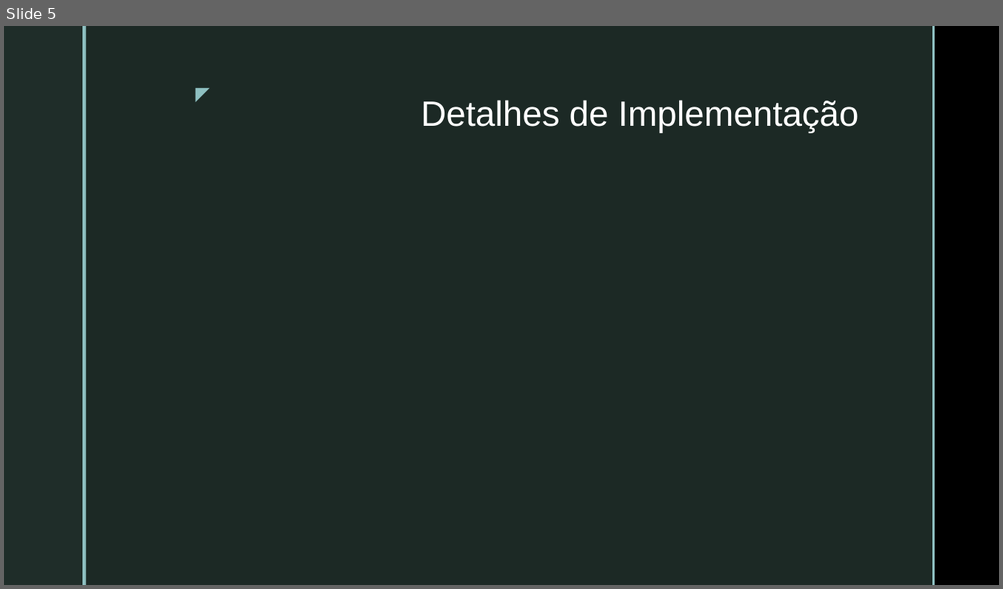
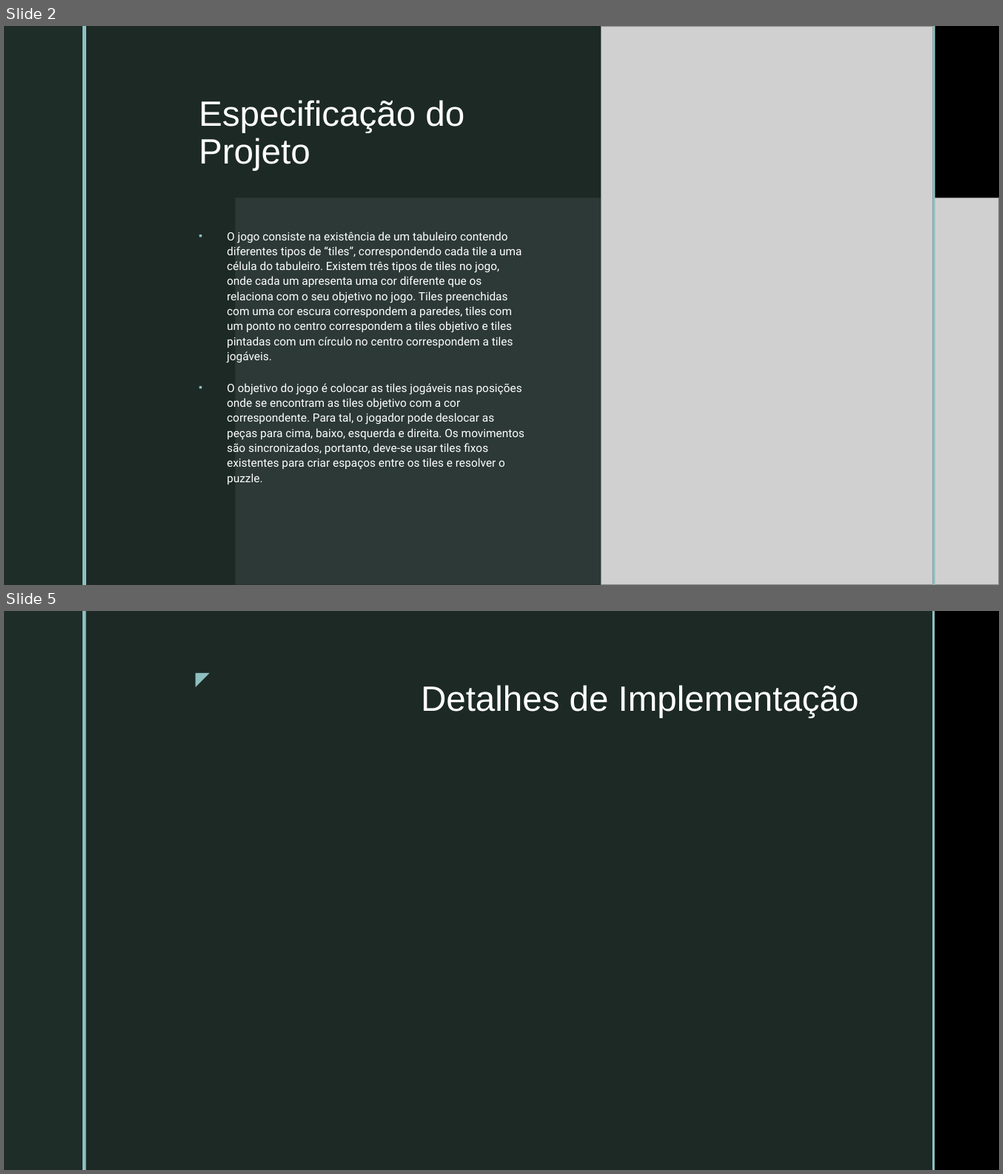
Before and after one commit to pedrovponte/IART-g39, a slide deck: docs/presentation.pptx. Shown one above the other, each under a label of ours: slide 5 before the commit, slides 2 and 5 after it; the slides between them are not shown. The pictures are 1003x589 and 1003x1174 pixels, drawn with LibreOffice and Linux fonts; fonts in the diff are those of the drawing; grey boxes stand for pictures; background and template pictures are left out. Boxes give left, top, right and bottom in pixels: in the first picture for what was removed or moved away, otherwise in the second. Text is boxed around its words. In the diff, an @@ line names an element or a change of style, - is before the commit and + after.

```diff
--- a/docs/presentation.pptx
+++ b/docs/presentation.pptx
@@ slide 2 added at bbox=[4, 26, 999, 585], background picture (left out); not listed: 2 template elements that a slide beside it also shows @@
@@ rectangle added at bbox=[4, 26, 999, 585], fill #000000 @@
@@ rectangle added at bbox=[4, 26, 82, 585], fill #1F2D29 @@
@@ rectangle added at bbox=[82, 26, 86, 585], fill #8EC0C1 @@
@@ rectangle added at bbox=[86, 26, 933, 585], fill #1F2D29 at 92% opacity @@
@@ picture added at bbox=[601, 26, 933, 585] @@
@@ rectangle added at bbox=[933, 26, 935, 585], fill #8EC0C1 @@
@@ title added at bbox=[199, 100, 464, 171], 34 pt, text #FFFFFF @@
+Especificação do Projeto
@@ picture added at bbox=[236, 198, 999, 585] @@
@@ text added at bbox=[227, 232, 524, 485], 11 pt, text #FFFFFF @@
+▪ O jogo consiste na existência de um tabuleiro contendo diferentes tipos de “tiles”, correspondendo cada tile a uma célula do tabuleiro. Existem três tipos de tiles no jogo, onde cada um apresenta uma cor diferente que os relaciona com o seu objetivo no jogo. Tiles preenchidas com uma cor escura correspondem a paredes, tiles com um ponto no centro correspondem a tiles objetivo e tiles pintadas com um círculo no centro correspondem a tiles jogáveis.
+▪ O objetivo do jogo é colocar as tiles jogáveis nas posições onde se encontram as tiles objetivo com a cor correspondente. Para tal, o jogador pode deslocar as peças para cima, baixo, esquerda e direita. Os movimentos são sincronizados, portanto, deve-se usar tiles fixos existentes para criar espaços entre os tiles e resolver o puzzle.
```
Also in this commit, not shown: 3 slides changed, 1 slide removed, 3 other files.
